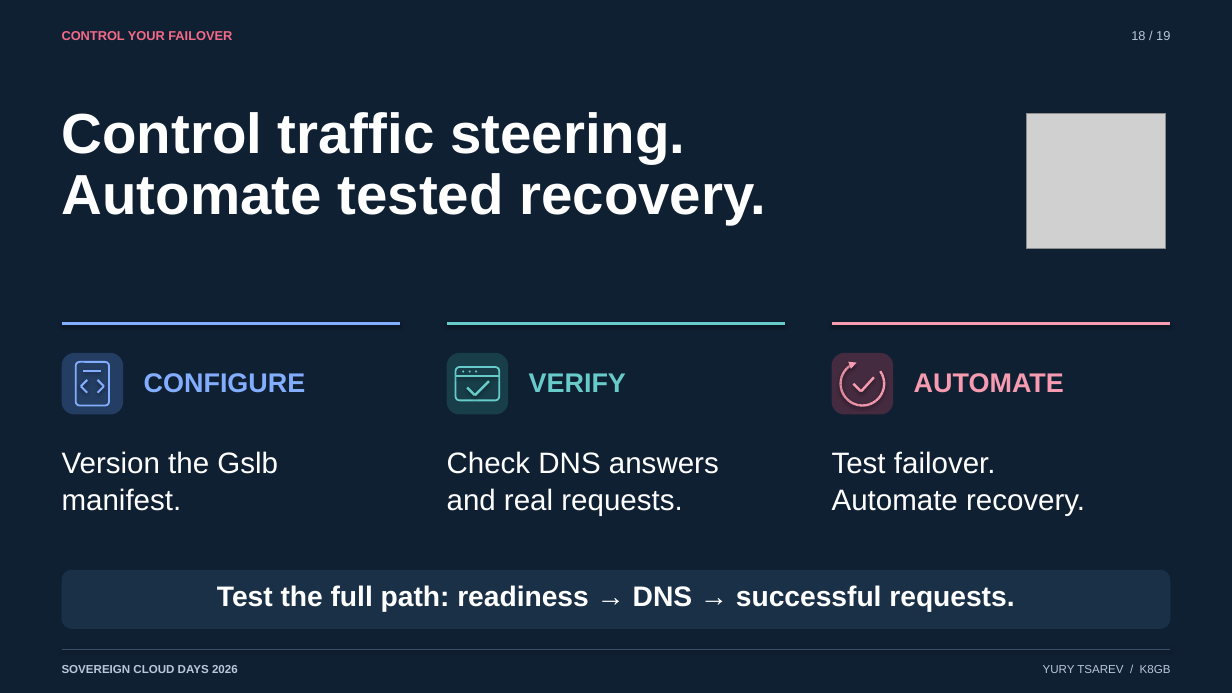
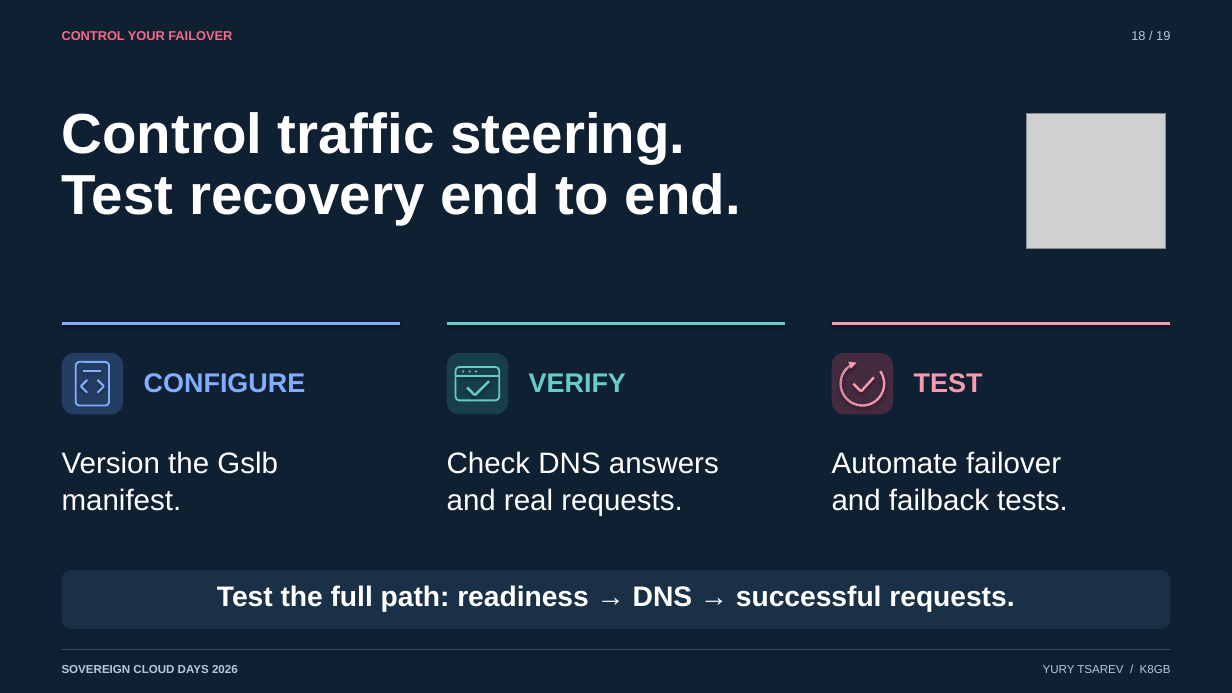
Before and after one commit to ytsarev/k8gb-sovereign-days-2026, a slide deck: slide 18 of slides/k8gb_sovereign_cloud_days_2026.pptx. Drawn at 1232x693 pixels with LibreOffice and Linux fonts; fonts in the diff are those of the drawing; grey boxes stand for pictures. Boxes give left, top, right and bottom in pixels: in the first picture for what was removed or moved away, otherwise in the second. Text is boxed around its words. In the diff, an @@ line names an element or a change of style, - is before the commit and + after.

Commit message:
Clarify end-to-end testing of automatic failover

```diff
--- a/slides/k8gb_sovereign_cloud_days_2026.pptx
+++ b/slides/k8gb_sovereign_cloud_days_2026.pptx
@@ text at <box>62,173,741,225</box>: text changed @@
-Automate tested recovery.
+Test recovery end to end.
@@ text at <box>914,373,983,393</box>: text changed @@
-AUTOMATE
+TEST
@@ text at <box>832,451,1068,511</box>: text changed @@
-Test failover.
-Automate recovery.
+Automate failover
+and failback tests.
```
Also in this commit, not shown: 1 other file.
